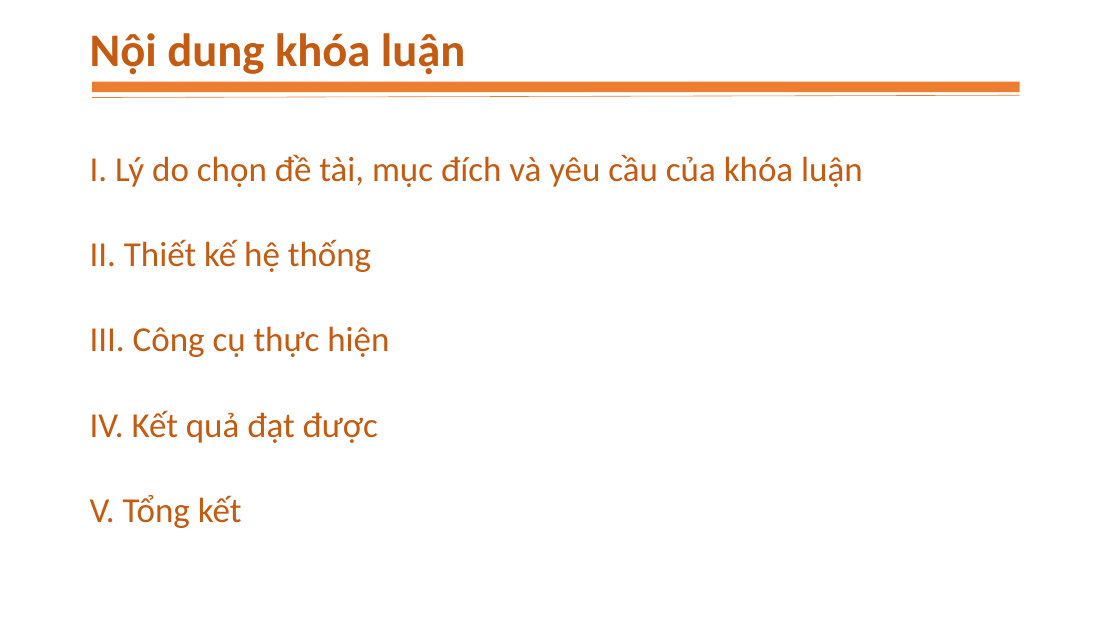
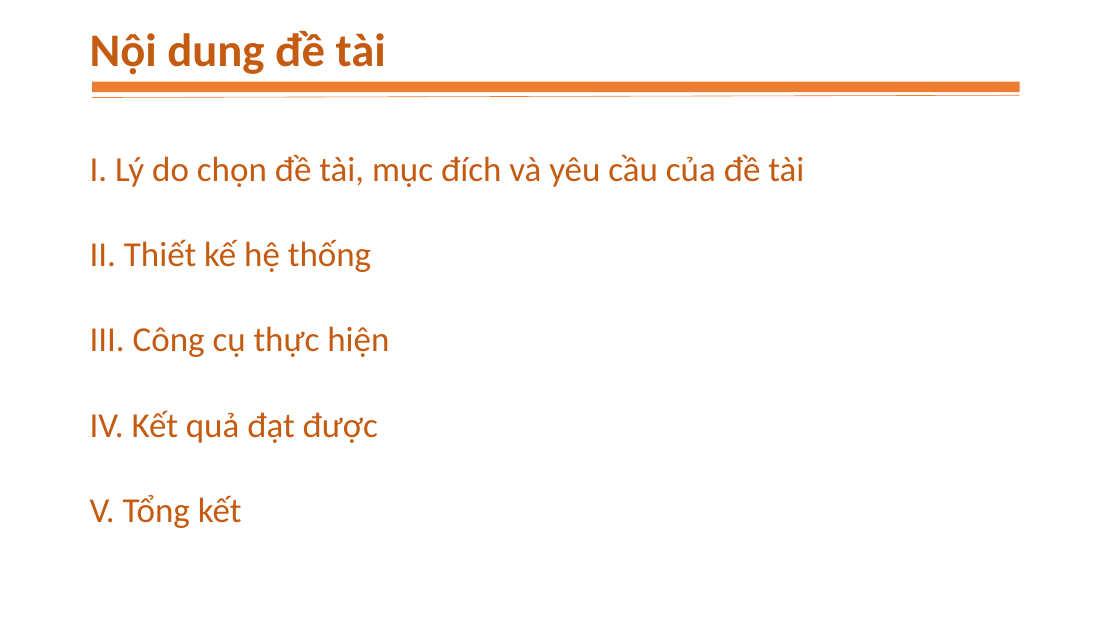
Before and after one commit to TrungTrungg/Dean, a slide deck: slide 2 of CD19CNTT2-NgoXuanTrung.pptx. Drawn at 1120x630 pixels with LibreOffice and Linux fonts; fonts in the diff are those of the drawing. Boxes give left, top, right and bottom in pixels: in the first picture for what was removed or moved away, otherwise in the second. Text is boxed around its words. In the diff, an @@ line names an element or a change of style, - is before the commit and + after.

```diff
--- a/CD19CNTT2-NgoXuanTrung.pptx
+++ b/CD19CNTT2-NgoXuanTrung.pptx
@@ text at bbox=[90, 31, 386, 75]: text changed @@
-Nội dung khóa luận
+Nội dung đề tài
@@ text at bbox=[90, 154, 804, 187]: text changed @@
-I. Lý do chọn đề tài, mục đích và yêu cầu của khóa luận
+I. Lý do chọn đề tài, mục đích và yêu cầu của đề tài
```
Also in this commit, not shown: 10 other slides changed.
